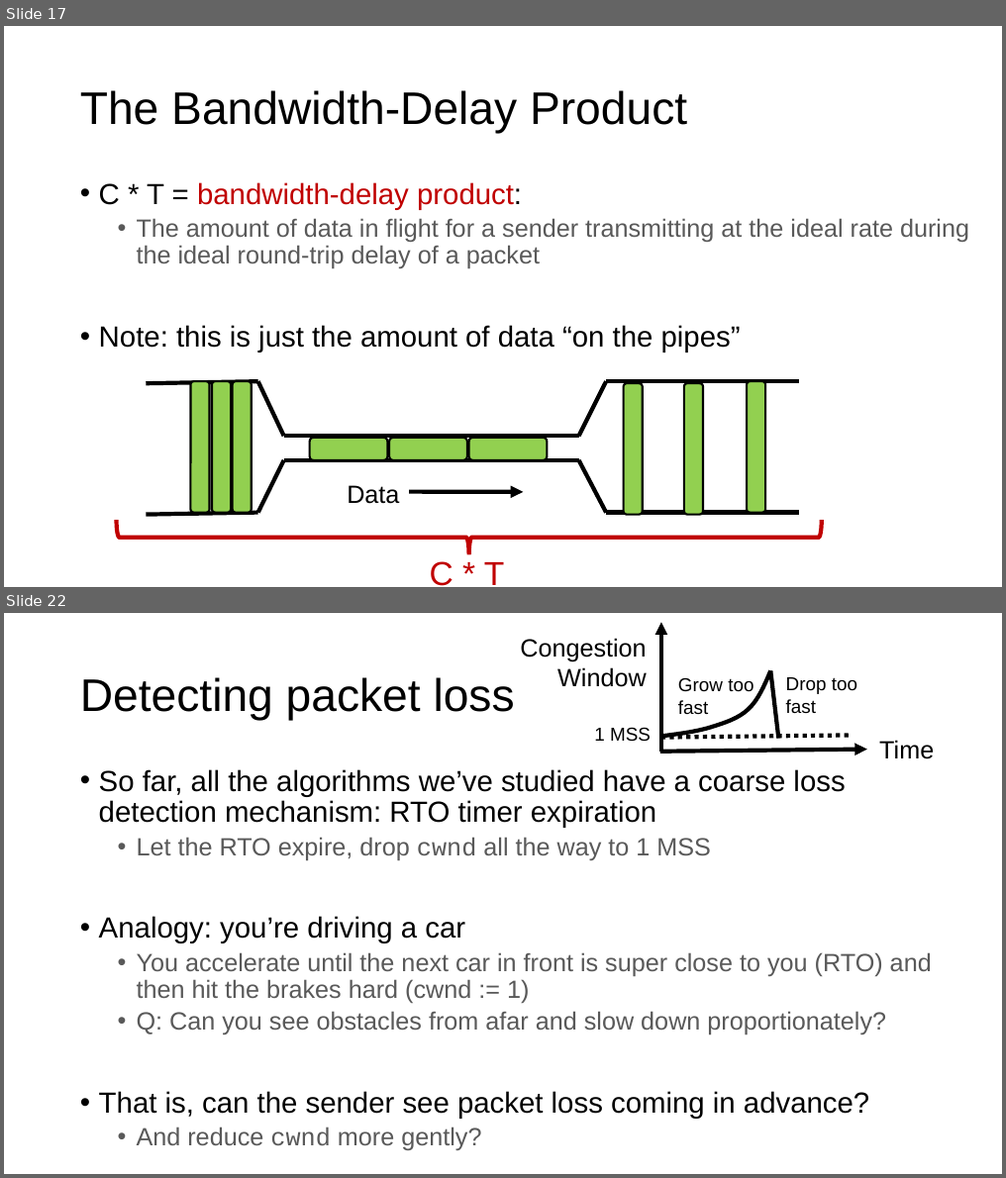
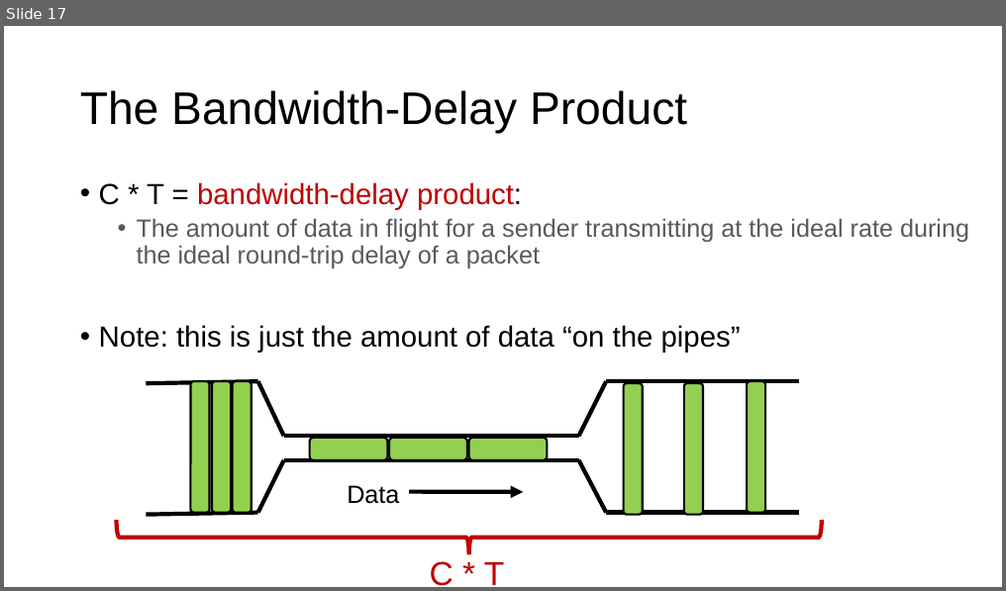
Before and after one commit to ngsrinivas/coursegen, a slide deck: ex/352-F24/staging/352-F24/lectures/18-tp-congestioncontrol-2.pptx. Shown one above the other, each under a label of ours: slides 17 and 22 before the commit, slide 17 after it; the slides between them are not shown. The pictures are 1006x1178 and 1006x591 pixels, drawn with LibreOffice and Linux fonts; fonts in the diff are those of the drawing. Boxes give left, top, right and bottom in pixels: in the first picture for what was removed or moved away, otherwise in the second. Text is boxed around its words. In the diff, an @@ line names an element or a change of style, - is before the commit and + after.

Commit message:
Add lecture 19 congestion control part 3

```diff
--- a/ex/352-F24/staging/352-F24/lectures/18-tp-congestioncontrol-2.pptx
+++ b/ex/352-F24/staging/352-F24/lectures/18-tp-congestioncontrol-2.pptx
@@ slide 22 removed at (x1=4, y1=613, x2=1002, y2=1174), background #FFFFFF @@
@@ text removed at (x1=520, y1=638, x2=647, y2=687) @@
-Congestion Window
@@ arrow removed from (661, 752) to (661, 622) @@
@@ freeform shape removed at (x1=661, y1=670, x2=770, y2=736) @@
@@ line removed from (770, 670) to (779, 738) @@
@@ title removed at (x1=80, y1=677, x2=515, y2=721) @@
-Detecting packet loss
@@ text removed at (x1=678, y1=677, x2=753, y2=714) @@
-Grow too fast
@@ text removed at (x1=786, y1=677, x2=857, y2=713) @@
-Drop too fast
@@ text removed at (x1=594, y1=727, x2=650, y2=742) @@
-1 MSS
@@ arrow removed from (660, 752) to (867, 750) @@
@@ line removed from (661, 738) to (850, 735) @@
@@ text removed at (x1=879, y1=740, x2=934, y2=760) @@
-Time
@@ text removed at (x1=99, y1=769, x2=932, y2=1151) @@
-• So far, all the algorithms we’ve studied have a coarse loss detection mechanism: RTO timer expiration
-  • Let the RTO expire, drop cwnd all the way to 1 MSS
-• Analogy: you’re driving a car
-  • You accelerate until the next car in front is super close to you (RTO) and then hit the brakes hard (cwnd := 1)
-  • Q: Can you see obstacles from afar and slow down proportionately?
-• That is, can the sender see packet loss coming in advance?
-  • And reduce cwnd more gently?
```
Also in this commit, not shown: 24 other slides removed, 3 other files.
